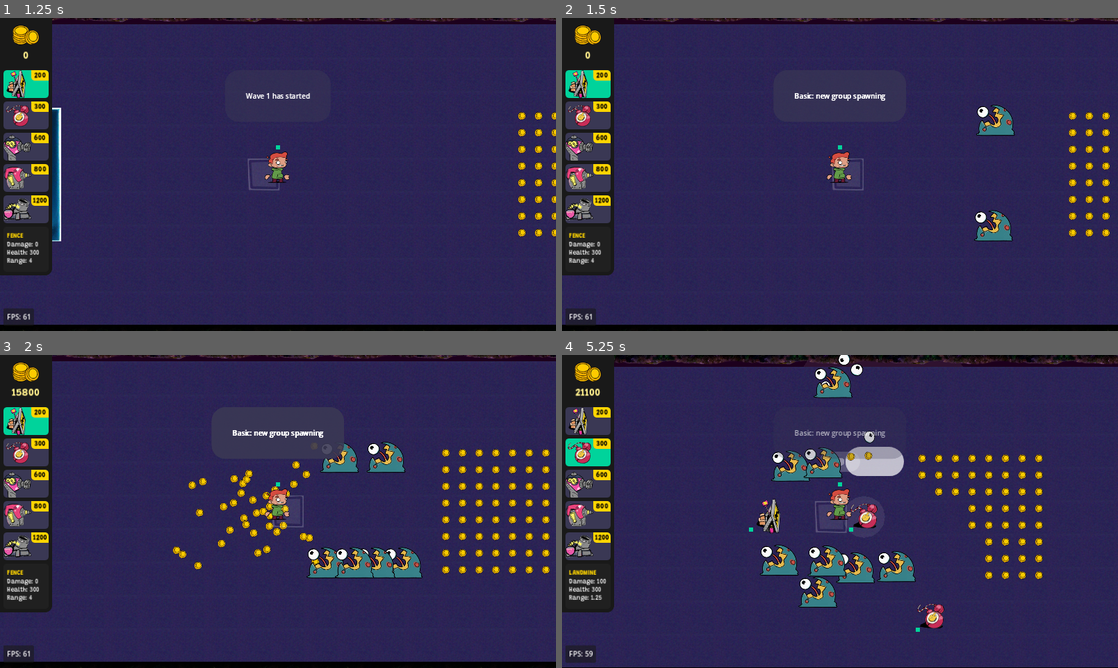
Above: before the commit, frames 1-4 (two rows, left to right).
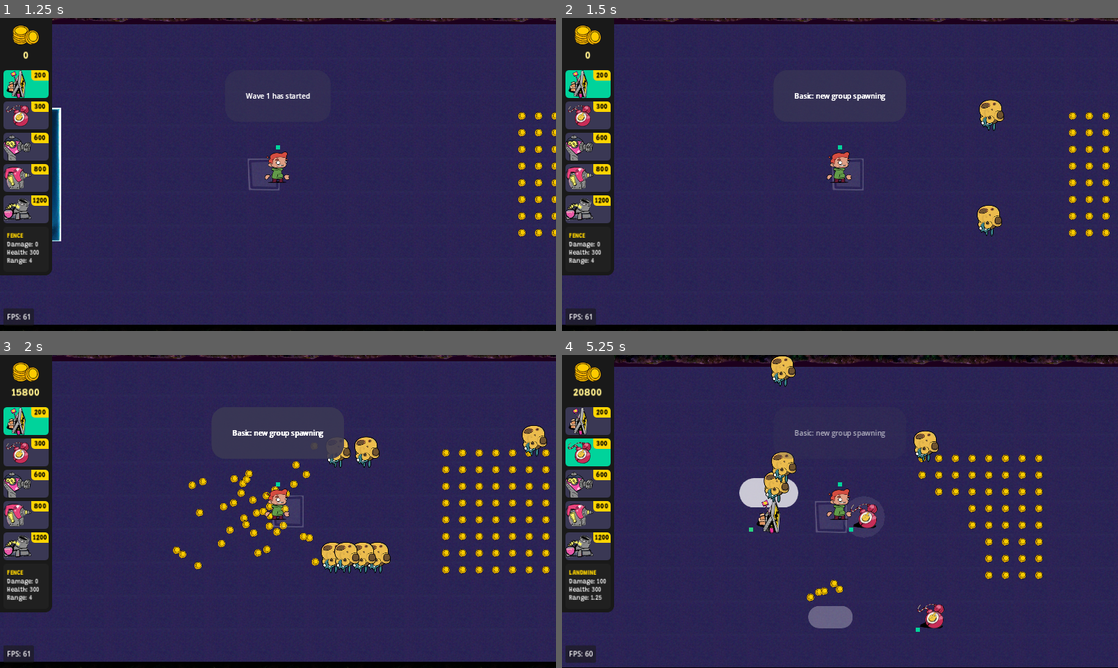
Above: after the commit, the same moments.

Repository: Slushie-Defense/Slushie
Game: Godot game, scene res://Levels/SplashScreen/SplashScreen.tscn
Two runs of this game, one before a commit and one after it. Both use one fixed random seed, a clock stepped at 60 frames per second and the inputs below. Sound files missing from this copy of the repository are replaced by a short silence.
Inputs:
- Up to frame 1 (1.25 s): click "Start" at 0.5 s
- Up to frame 2 (1.5 s): tap Enter (StartButton) at 1.25 s; hold Right (RightButton) from 1.28 s (still down); hold Space (ActionButton) from 1.28 s (still down)
- Up to frame 3 (2 s): keep holding Right (RightButton); keep holding Space (ActionButton)
- Up to frame 4 (5.25 s): release Right (RightButton) at 2.03 s; release Space (ActionButton) at 2.03 s; hold Down (DownButton) 2.03-2.78 s; tap Space (ActionButton) at 2.1, 3.05, 3.8, 5.1 s; hold Right (RightButton) 2.78-3.53 s; hold Tab (SelectItemButton) 2.78-3.53 s; hold Up (UpButton) 3.53-4.28 s; tap Enter (StartButton) at 3.6 s; hold Space (ActionButton) 4.28-5.03 s; hold Left (LeftButton) from 4.28 s (still down)

Frame 1 is identical in both runs. In frame 2, 1.2% of the frame differs, in the area x 74-82%, y 26-72%; in frame 3, 3.4%; in frame 4, 7.3%, in the area x 2-68%, y 0-97%.

Commit message:
Enemies in game

Diff:
--- a/Autoload/UnitData.gd
+++ b/Autoload/UnitData.gd
@@ -40,6 +40,7 @@
 	LANDMINE.attack_damage = 100.0
 	LANDMINE.attack_radius = 80.0
 	LANDMINE.attack_range = 160.0
+	LANDMINE.attack_collision_mask_list = [[2, false], [3, false], [4, true]]
 	LANDMINE.ui_sprite = load("res://Sprites/Structures/Landmine/128x192Landmine.png")
 	# Setup SIEGE
 	SIEGE.type = structure_list.SIEGE
@@ -122,11 +123,13 @@
 	SPITTER.attack_type = UnitData.enemy_attack_list.SIEGE
 	# Setup SPITTER WEAPON
 	SPITTER_SIEGE.type = structure_list.SIEGE
-	SPITTER_SIEGE.unit_name = "SIEGE"
+	SPITTER_SIEGE.unit_name = "Spitter Siege"
 	SPITTER_SIEGE.cost = 1200
 	SPITTER_SIEGE.attack_damage = 100.0
 	SPITTER_SIEGE.attack_radius = 128.0
 	SPITTER_SIEGE.attack_range = 640.0
+	SPITTER_SIEGE.attack_direction = -1 # AIM LEFT
+	SPITTER_SIEGE.attack_collision_mask_list = [[2, true], [3, true], [4, false]]
 	SPITTER_SIEGE.projectile_sprite = load("res://Sprites/Projectiles/Eyeball64x64.png")
 	SPITTER_SIEGE.projectile_color = Color("#ffffff")
 	SPITTER_SIEGE.ui_sprite = load("res://Sprites/Structures/Siege/128x192Siege.png")
--- a/Entities/Classes/EnemyData.gd
+++ b/Entities/Classes/EnemyData.gd
@@ -10,6 +10,7 @@
 var attack_speed : float = 1.0 # Delay between attacks
 var attack_range : int = 64 # In pixels
 var attack_damage : int = 100
+var attack_collision_mask_list : Array = [[2, true], [3, true], [4, false]]
 
 var attack_type : UnitData.enemy_attack_list = UnitData.enemy_attack_list.MELEE
 
--- a/Entities/Classes/StructureData.gd
+++ b/Entities/Classes/StructureData.gd
@@ -14,6 +14,8 @@
 var attack_damage : int = 100
 var attack_range : float = 512.0
 var attack_radius : float = 96.0
+var attack_direction : int = 1 # 1 is right. -1 is left
+var attack_collision_mask_list : Array = [[2, false], [3, false], [4, true]]
 
 var ui_sprite = load("res://Sprites/Structures/Fence/128x192Fence.png")
 
--- a/Entities/Enemy/Enemy.gd
+++ b/Entities/Enemy/Enemy.gd
@@ -56,7 +56,6 @@
 
 func _set_enemy_type():
 	# Set the enemy type
-
 	match enemy_type:
 		UnitData.enemy_list.BASIC:
 			enemy_data = UnitData.BASIC
@@ -81,6 +80,7 @@
 	weapon_base = weapon_base_scene.instantiate() # Connect to weapon destroyed
 	weapon_base.signal_weapon_destroyed.connect(_event_health_is_zero) # If the weapon is destroyed the health is zero
 	weapon_base.weapon_data = UnitData.SPITTER_SIEGE # Set weapon type
+	weapon_base.position = Vector2.ZERO
 	add_child(weapon_base) # Add to structure
 
 func _update_vision_radius():
@@ -138,6 +138,9 @@
 	attack_timer.wait_time = enemy_data.attack_speed
 
 func _on_attack_delay_timer_timeout():
+	# No need to attack if the enemy has a weapon attached
+	if enemy_data.attack_type == UnitData.enemy_attack_list.SIEGE:
+		return
 	# Attack
 	if ai_chase_node != null:
 		var distance_to_node = global_position.distance_to(ai_chase_node.global_position)
@@ -158,17 +161,16 @@
 						first_collision_result.attack(attack)
 					UnitData.enemy_attack_list.EXPLODE:
 						_explode_attack()
-					UnitData.enemy_attack_list.SIEGE:
-						pass
 
 func _explode_attack():
 	var explosion_scene = load("res://Entities/Explosion/ExplosionAOE.tscn")
 	var explosion = explosion_scene.instantiate()
 	explosion.attack_damage = enemy_data.attack_damage
+	explosion.collision_mask_list = enemy_data.attack_collision_mask_list
 	get_tree().get_root().add_child(explosion)
-	explosion._set_attack_player_and_structures()
 	explosion.global_position = global_position
-	call_deferred("queue_free") # Destroy self
+	# Destroy self
+	_event_health_is_zero()
 
 func _on_vision_body_entered(body):
 	if body.has_method("attack"):
--- a/Entities/Enemy/Enemy.tscn
+++ b/Entities/Enemy/Enemy.tscn
@@ -13,11 +13,11 @@
 
 [node name="Enemy" type="CharacterBody2D"]
 z_index = 3
-collision_layer = 40
+collision_layer = 8
 collision_mask = 15
 motion_mode = 1
 script = ExtResource("1_ff1tq")
-enemy_type = 4
+enemy_type = 2
 
 [node name="CollisionShape2D" type="CollisionShape2D" parent="."]
 z_index = 1
--- a/Entities/Explosion/AOEDamage.gd
+++ b/Entities/Explosion/AOEDamage.gd
@@ -14,7 +14,7 @@
 var max_number_nodes_that_can_be_detected : int = 8
 
 # Friendly file or not
-var attack_player_and_structures : bool = false
+var collision_mask_list : Array = [[1, false], [2, false], [3, false], [4, true], [6, true]] # Attack enemies default
 
 func _ready():
 	# Sprite scale
@@ -28,20 +28,13 @@
 	collision_detection.enabled = false
 
 	# Attack ENEMY or FRIENDLY
-	_set_attack_enemies() # Default
+	call_deferred("_update_collsion_mask_layers")
 
-func _set_attack_enemies():
-	# Attack enemy
-	collision_detection.set_collision_mask_value(1, false)
-	collision_detection.set_collision_mask_value(2, false)
-	collision_detection.set_collision_mask_value(3, false)
-	collision_detection.set_collision_mask_value(4, true) # Attack Enemy
-
-func _set_attack_player_and_structures():
-	collision_detection.set_collision_mask_value(1, false)
-	collision_detection.set_collision_mask_value(2, true) # Attack Player
-	collision_detection.set_collision_mask_value(3, true) # Attack Player Structures
-	collision_detection.set_collision_mask_value(4, false)
+func _update_collsion_mask_layers():
+	for i in range(0, collision_mask_list.size()):
+		var layer = collision_mask_list[i][0]
+		var value = collision_mask_list[i][1]
+		collision_detection.set_collision_mask_value(layer, value)
 
 func _deal_damage():
 	#print("AOE went off!")
@@ -67,3 +60,6 @@
 
 func _on_delay_damage_timer_timeout():
 	_deal_damage()
+
+func _on_animation_player_animation_finished(anim_name):
+	call_deferred("queue_free") # Delete after the animation completes
--- a/Entities/Explosion/ExplosionAOE.tscn
+++ b/Entities/Explosion/ExplosionAOE.tscn
@@ -87,7 +87,7 @@
 rotation = 1.5708
 shape = SubResource("CapsuleShape2D_c6dyl")
 target_position = Vector2(0, 0)
-collision_mask = 40
+collision_mask = 8
 
 [node name="DelayDamageTimer" type="Timer" parent="."]
 wait_time = 0.15
@@ -98,4 +98,5 @@
 stream = ExtResource("3_yq8l2")
 autoplay = true
 
+[connection signal="animation_finished" from="AnimationPlayer" to="." method="_on_animation_player_animation_finished"]
 [connection signal="timeout" from="DelayDamageTimer" to="." method="_on_delay_damage_timer_timeout"]
--- a/Entities/Projectile/Projectile.gd
+++ b/Entities/Projectile/Projectile.gd
@@ -28,6 +28,19 @@
 
 # Hit at target
 @onready var shapecast2d : ShapeCast2D = $ShapeCast2D
+
+# Friendly file or not
+var collision_mask_list : Array = [[1, false], [2, false], [3, false], [4, true], [6, true]] # Attack enemies default
+
+func _ready():
+	# Attack ENEMY or FRIENDLY
+	call_deferred("_update_collsion_mask_layers")
+
+func _update_collsion_mask_layers():
+	for i in range(0, collision_mask_list.size()):
+		var layer = collision_mask_list[i][0]
+		var value = collision_mask_list[i][1]
+		shapecast2d.set_collision_mask_value(layer, value)
 
 func _set_projectile_color(projectile_color):
 	sprite_2d.self_modulate = projectile_color
@@ -101,5 +114,6 @@
 func _create_explosion():
 	var explosion = explosion_scene.instantiate()
 	explosion.attack_damage = attack_damage
+	explosion.collision_mask_list = collision_mask_list
 	get_tree().get_root().add_child(explosion)
 	explosion.global_position = target_position
--- a/Entities/Projectile/Projectile.tscn
+++ b/Entities/Projectile/Projectile.tscn
@@ -8,6 +8,7 @@
 
 [node name="Projectile" type="Node2D"]
 visibility_layer = 16
+z_index = 12
 position = Vector2(640, 360)
 script = ExtResource("1_salub")
 
--- a/Entities/Weapons/WeaponBase.gd
+++ b/Entities/Weapons/WeaponBase.gd
@@ -33,25 +33,29 @@
 
 # Targeting
 var relative_target_position : Vector2 = Vector2(0, 512)
+var weapon_offset = Vector2.ZERO
 
 func _ready():
 	# Start firing immediately
 	shot_delay_timer.wait_time = weapon_data.delay_between_shots
 	shot_delay_timer.start()
 	# Show weapon range indicator
+	weapon_range_indicator.default_color.a = 0.08
 	_update_weapon_range()
+	# Change the direction
+	_update_weapon_direction(weapon_data.attack_direction)
 	# Update collision masks
 	_update_collsion_mask_layers()
 
 func _update_collsion_mask_layers():
-	match weapon_data.type:
-		structure_type.LANDMINE:
-			shapecast_2d.set_collision_mask_value(4, true)
-			shapecast_2d.set_collision_mask_value(6, false) # Can't see floaters
+	for i in range(0, weapon_data.attack_collision_mask_list.size()):
+		var layer = weapon_data.attack_collision_mask_list[i][0]
+		var value = weapon_data.attack_collision_mask_list[i][1]
+		shapecast_2d.set_collision_mask_value(layer, value)
 
 func _update_weapon_range():
 	var offset = (weapon_data.attack_range * 0.5) - weapon_data.attack_radius
-	var weapon_offset = Vector2(offset, 0)
+	weapon_offset = Vector2(offset, 0)
 	# Default settings
 	shapecast_2d.shape = CapsuleShape2D.new()
 	# Weapon range Shapecast2D
@@ -60,10 +64,14 @@
 	shapecast_2d.position = weapon_offset
 	# Weapon range indictator
 	var one_pixel_offset : int = 1 # Add one pixel to the x-axis so that the Landmine remains visible
-	#weapon_range_indicator.default_color = Color("#FFD500")
-	weapon_range_indicator.default_color.a = 0.08
 	weapon_range_indicator.width = weapon_data.attack_radius * 2
-	weapon_range_indicator.points = [Vector2(0, 0), Vector2(weapon_data.attack_range - weapon_data.attack_radius - weapon_data.attack_radius + one_pixel_offset, 0)]
+	var indicator_length = weapon_data.attack_range - weapon_data.attack_radius - weapon_data.attack_radius + one_pixel_offset
+	weapon_range_indicator.points = [Vector2(0, 0), Vector2(indicator_length, 0)]
+
+func _update_weapon_direction(aim_horizontal_direction):
+	aim_horizontal_direction = sign(aim_horizontal_direction)
+	shapecast_2d.position = weapon_offset * aim_horizontal_direction
+	weapon_range_indicator.points[1].x = weapon_range_indicator.points[1].x * aim_horizontal_direction
 
 func _on_shot_delay_timer_timeout():
 	if shot_counter >= weapon_data.shots_before_reload:
@@ -129,6 +137,7 @@
 
 func create_projectile(arch_and_explode : bool = true):
 	var projectile = projectile_scene.instantiate()
+	projectile.collision_mask_list = weapon_data.attack_collision_mask_list
 	get_tree().get_root().add_child(projectile)
 	projectile._set_projectile_sprite(weapon_data.projectile_sprite)
 	projectile._set_projectile_color(weapon_data.projectile_color)
@@ -177,6 +186,7 @@
 func _create_landmine_explosion():
 	var explosion = explosion_scene.instantiate()
 	explosion.attack_damage = weapon_data.attack_damage
+	explosion.collision_mask_list = weapon_data.attack_collision_mask_list
 	get_tree().get_root().add_child(explosion)
 	explosion.global_position = global_position
 	# Destroy structure
--- a/Entities/Weapons/WeaponBase.tscn
+++ b/Entities/Weapons/WeaponBase.tscn
@@ -26,11 +26,11 @@
 shape = SubResource("CapsuleShape2D_ng037")
 target_position = Vector2(0, 0)
 max_results = 1
-collision_mask = 40
+collision_mask = 8
 
 [node name="RayCast2D" type="RayCast2D" parent="."]
 target_position = Vector2(0, 0)
-collision_mask = 40
+collision_mask = 8
 
 [node name="WeaponAttackLine" type="Line2D" parent="."]
 z_index = 10
--- a/Levels/Level1.tscn
+++ b/Levels/Level1.tscn
@@ -147,6 +147,9 @@
 position = Vector2(2560, 576)
 number_of_coins = 64
 
+[node name="Enemy" parent="." instance=ExtResource("4_e3ocv")]
+position = Vector2(2816, 320)
+
 [editable path="GroundTexture"]
 [editable path="TreesTexture2"]
 [editable path="TreesTexture3"]
--- a/project.godot
+++ b/project.godot
@@ -118,7 +118,6 @@
 3d_physics/layer_4="coins"
 2d_physics/layer_5="coins"
 3d_physics/layer_5="enemies_floating"
-2d_physics/layer_6="enemies_floating"
 
 [rendering]
 
